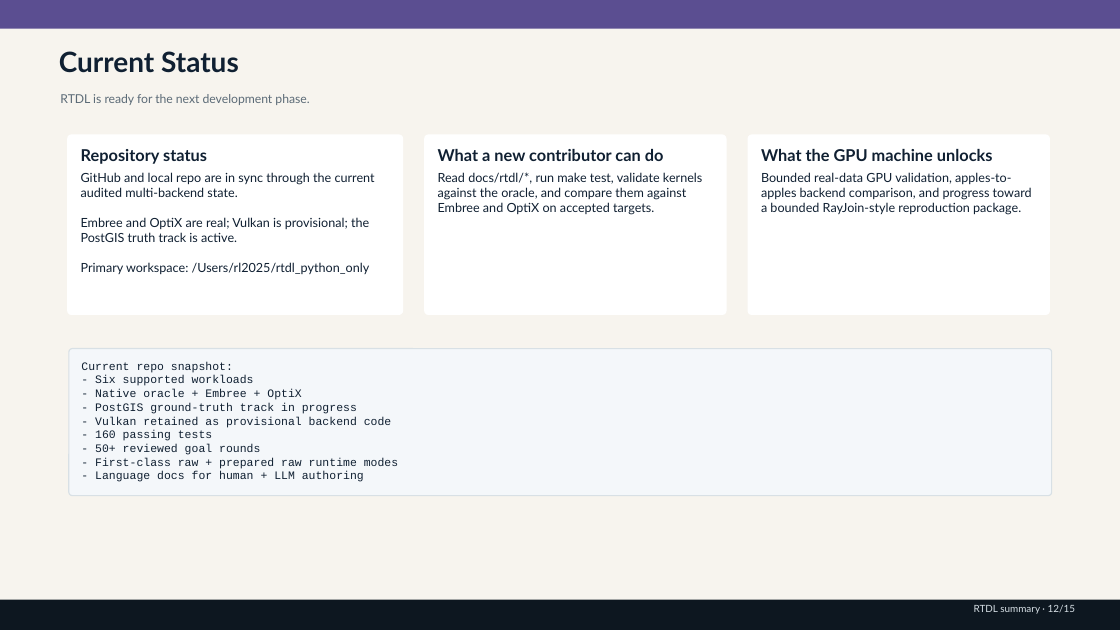
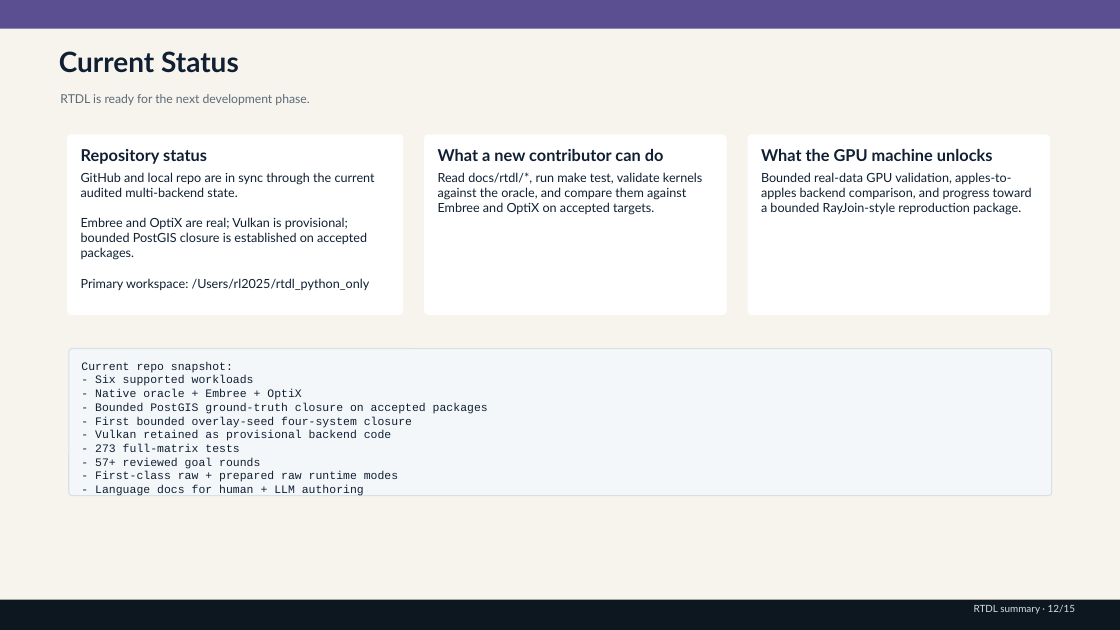
Before and after one commit to rubaolee/rtdl, a slide deck: slide 12 of rtdl_status_summary.pptx. Drawn at 1120x630 pixels with LibreOffice and Linux fonts; fonts in the diff are those of the drawing. Boxes give left, top, right and bottom in pixels: in the first picture for what was removed or moved away, otherwise in the second. Text is boxed around its words. In the diff, an @@ line names an element or a change of style, - is before the commit and + after.

Commit message:
Refresh status docs and harden Vulkan tests

```diff
--- a/rtdl_status_summary.pptx
+++ b/rtdl_status_summary.pptx
@@ text at bbox=[81, 217, 367, 260]: text changed @@
-Embree and OptiX are real; Vulkan is provisional; the PostGIS truth track is active.
+Embree and OptiX are real; Vulkan is provisional; bounded PostGIS closure is established on accepted packages.
@@ text at bbox=[95, 403, 488, 428]: text changed @@
-- PostGIS ground-truth track in progress
+- Bounded PostGIS ground-truth closure on accepted packages
+- First bounded overlay-seed four-system closure
@@ text at bbox=[95, 444, 260, 469]: text changed @@
-- 160 passing tests
-- 50+ reviewed goal rounds
+- 273 full-matrix tests
+- 57+ reviewed goal rounds
```
Also in this commit, not shown: 5 other slides changed, 14 other files.
